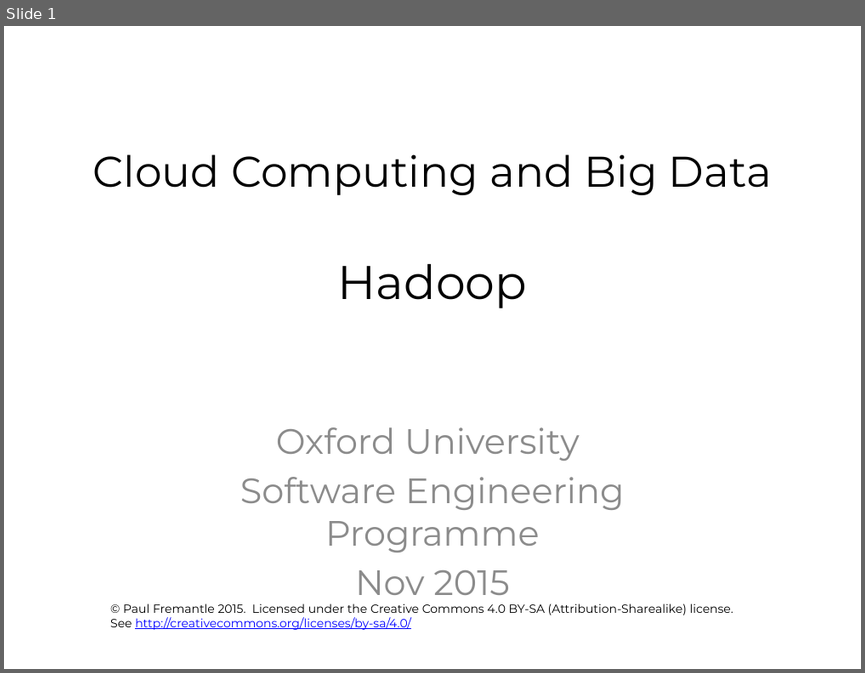
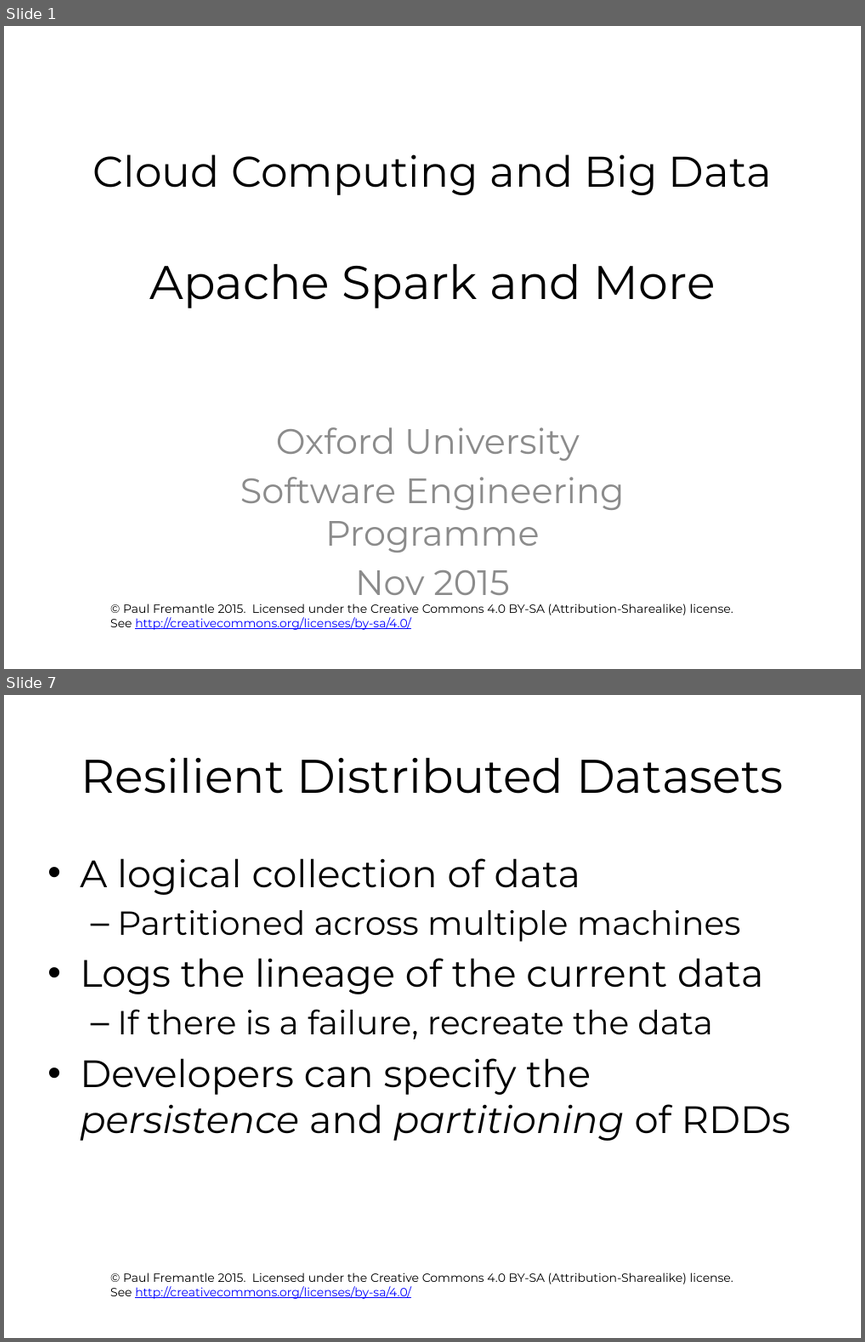
Before and after one commit to pzfreo/ox-clo, a slide deck: pres-source/06-spark-and-adjuncts.pptx. Shown one above the other, each under a label of ours: slide 1 before the commit, slides 1 and 7 after it; the slides between them are not shown. The pictures are 865x673 and 865x1342 pixels, drawn with LibreOffice and Linux fonts; fonts in the diff are those of the drawing; background and template pictures are left out. Boxes give left, top, right and bottom in pixels: in the first picture for what was removed or moved away, otherwise in the second. Text is boxed around its words. In the diff, an @@ line names an element or a change of style, - is before the commit and + after.

```diff
--- a/pres-source/06-spark-and-adjuncts.pptx
+++ b/pres-source/06-spark-and-adjuncts.pptx
@@ slide 7 added at <box>4,695,861,1338</box>, background #FFFFFF; not listed: 1 template element that a slide beside it also shows @@
@@ title added at <box>81,758,783,794</box>, 39.6 pt, text #000000 @@
+Resilient Distributed Datasets
@@ text added at <box>80,858,790,1140</box>, 32 pt, text #000000 @@
+• A logical collection of data
+  – Partitioned across multiple machines
+• Logs the lineage of the current data
+  – If there is a failure, recreate the data
+• Developers can specify the persistence and partitioning of RDDs
@@ slide 1 changed as well @@
@@ title at <box>92,154,772,308</box>: text changed @@
-Cloud Computing and Big Data
-Hadoop
+Cloud Computing and Big Data
+Apache Spark and More
```
Also in this commit, not shown: 17 other slides added, 6 slides removed, 8 other files.
